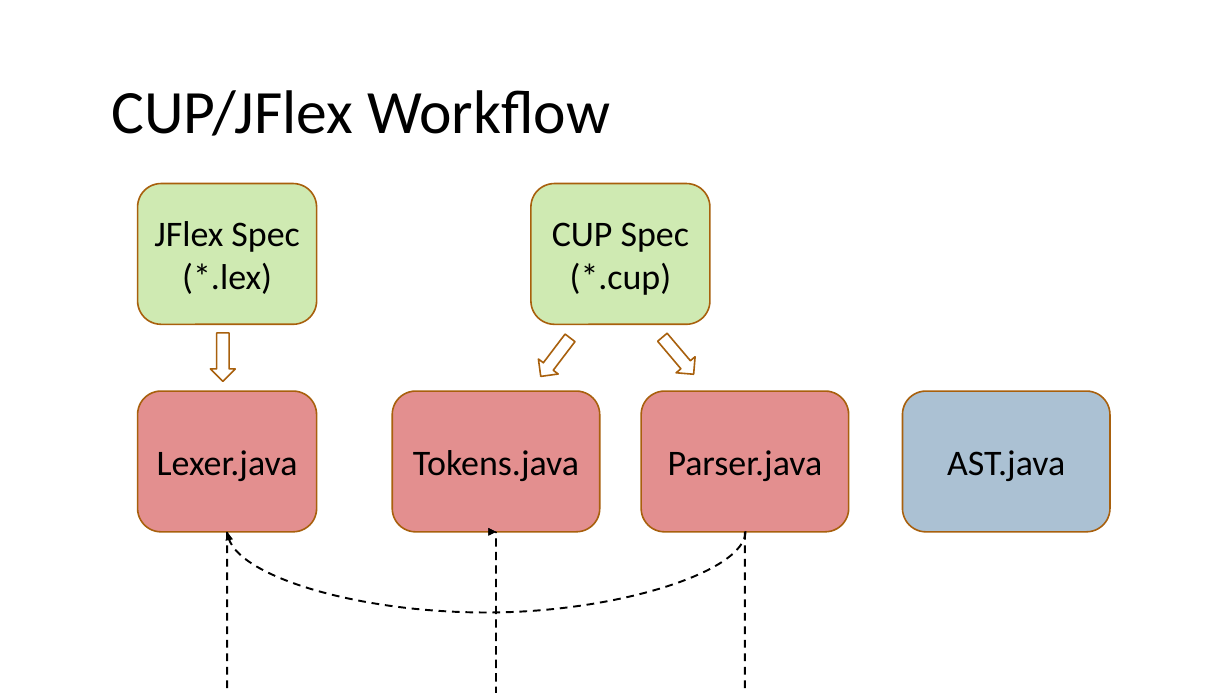
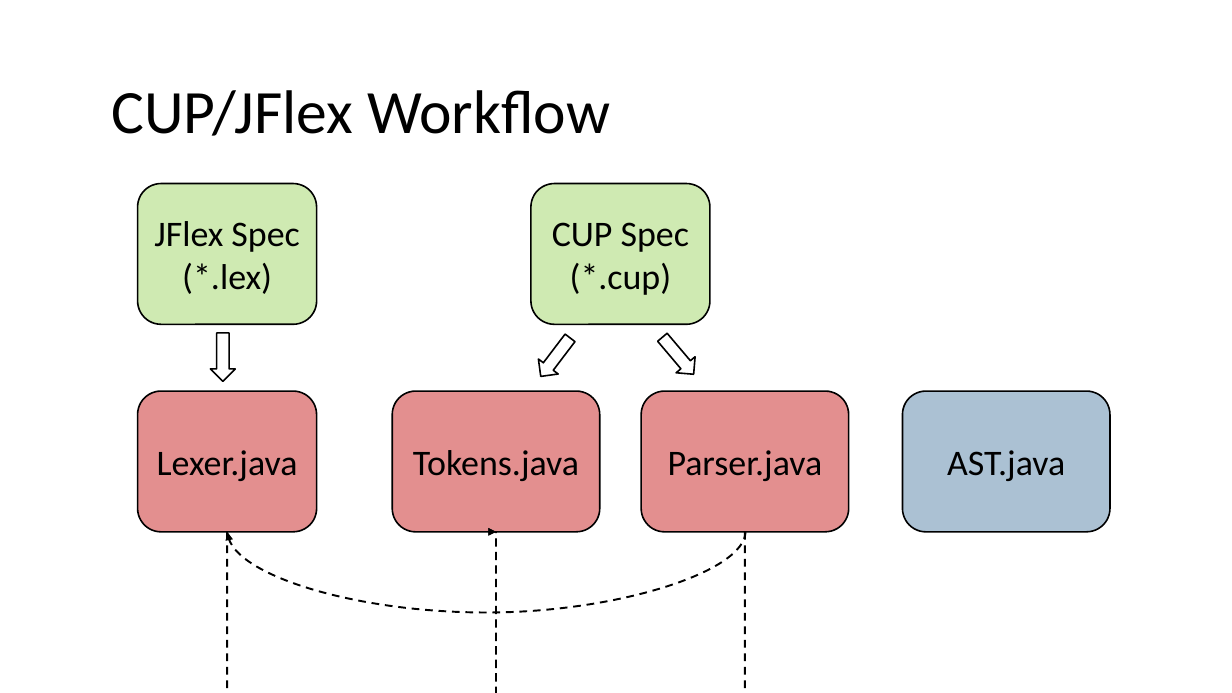
Before and after one commit to nivshani/compilation, a slide deck: slide 74 of slides/bottom_up_parsing.pptx (slide 72 before the commit). Drawn at 1232x693 pixels with LibreOffice and Linux fonts; fonts in the diff are those of the drawing. Boxes give left, top, right and bottom in pixels: in the first picture for what was removed or moved away, otherwise in the second. Text is boxed around its words. In the diff, an @@ line names an element or a change of style, - is before the commit and + after.

```diff
--- a/slides/bottom_up_parsing.pptx
+++ b/slides/bottom_up_parsing.pptx
@@ outline #A9610D 1.25 pt to #000000 1.25 pt in 9 elements at [138, 184, 317, 324], [531, 184, 711, 324], [138, 391, 317, 531], [393, 391, 601, 531], [641, 391, 849, 531], [903, 391, 1111, 531], [210, 333, 235, 381], [531, 331, 580, 384], [653, 330, 703, 383] @@
```
Also in this commit, not shown: 1 other slide changed, 2 slides added, 1 slide removed, 1 other file.
